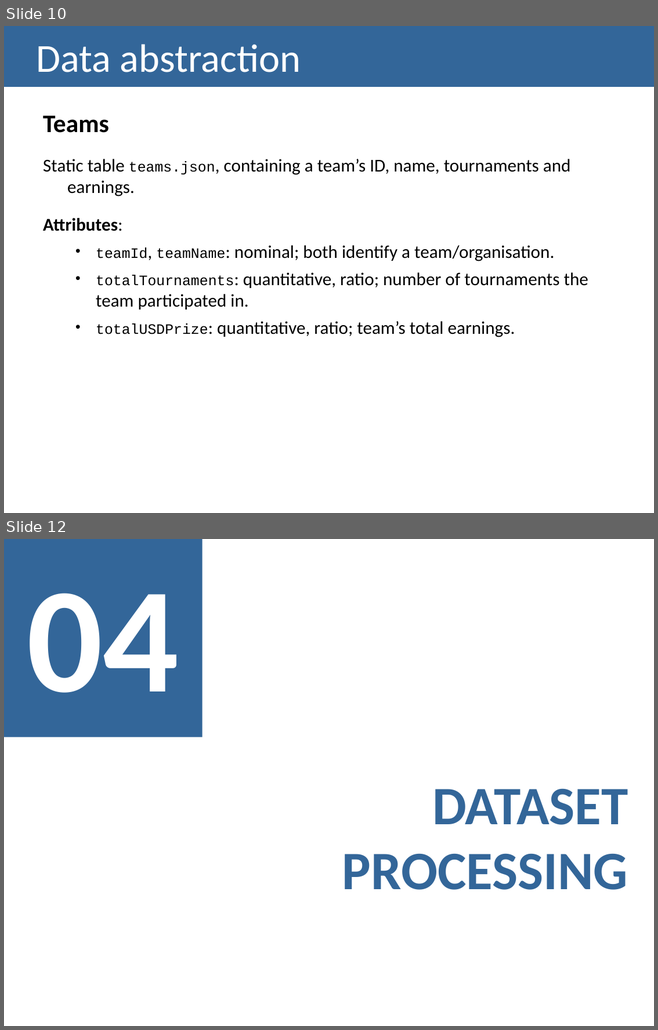
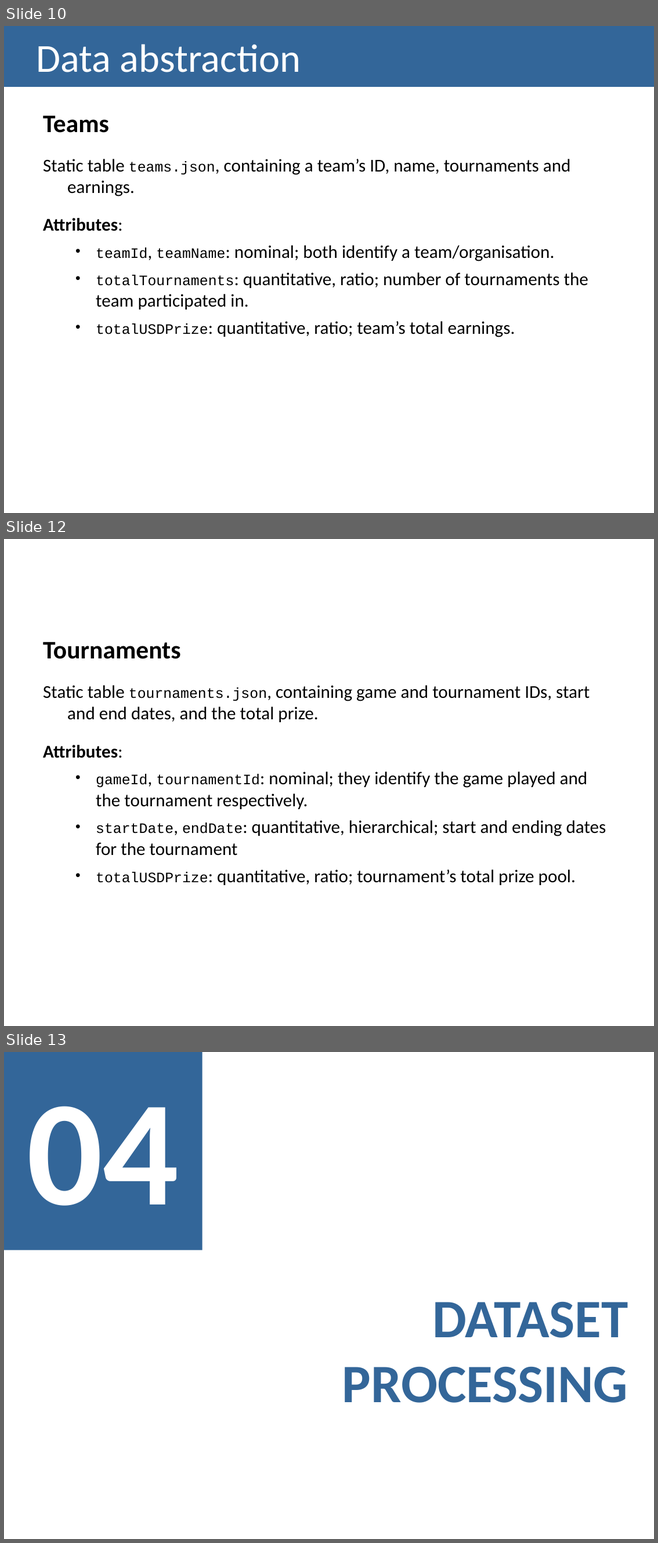
Before and after one commit to lucasrafael98/IV1819-esports, a slide deck: docs/Checkpoint II - Presentation.pptx. Shown one above the other, each under a label of ours: slides 10 and 12 before the commit, slides 10, 12 and 13 after it; the slides between them are not shown. The pictures are 658x1030 and 658x1543 pixels, drawn with LibreOffice and Linux fonts; fonts in the diff are those of the drawing. Boxes give left, top, right and bottom in pixels: in the first picture for what was removed or moved away, otherwise in the second. Text is boxed around its words. In the diff, an @@ line names an element or a change of style, - is before the commit and + after.

```diff
--- a/docs/Checkpoint II - Presentation.pptx
+++ b/docs/Checkpoint II - Presentation.pptx
@@ slide 12 added at box(4, 539, 654, 1026), background #FFFFFF @@
@@ text added at box(43, 642, 606, 885), 20 pt, text #000000 @@
+Tournaments
+Static table tournaments.json, containing game and tournament IDs, start and end dates, and the total prize.
+Attributes:
+  • gameId, tournamentId: nominal; they identify the game played and the tournament respectively.
+  • startDate, endDate: quantitative, hierarchical; start and ending dates for the tournament
+  • totalUSDPrize: quantitative, ratio; tournament’s total prize pool.
@@ what was slide 12 is now slide 13 @@
```
Also in this commit, not shown: 6 slides changed.
